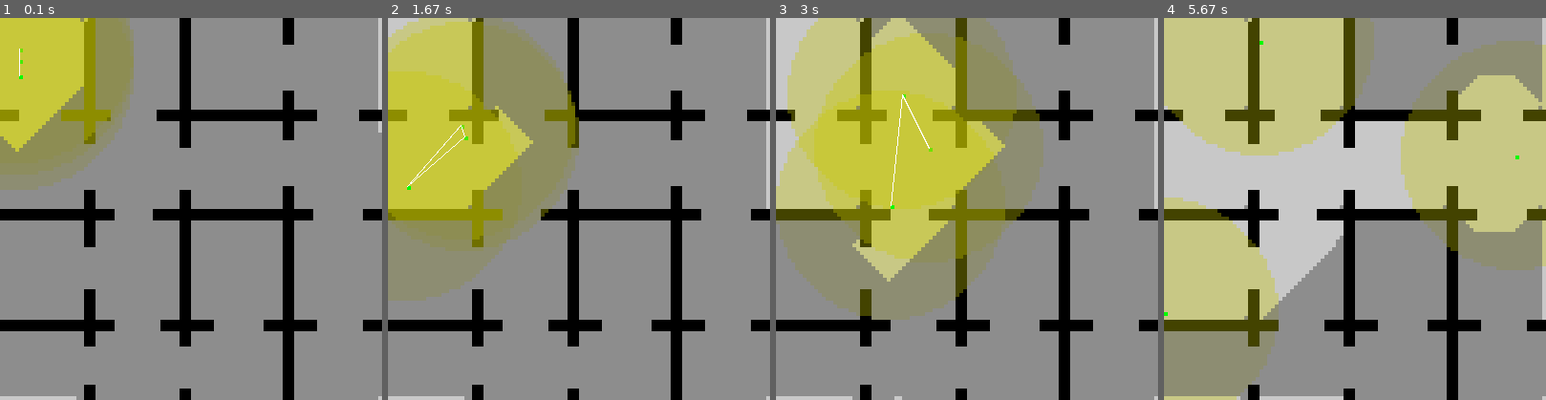
Above: before the commit, frames 1-4 (left to right).
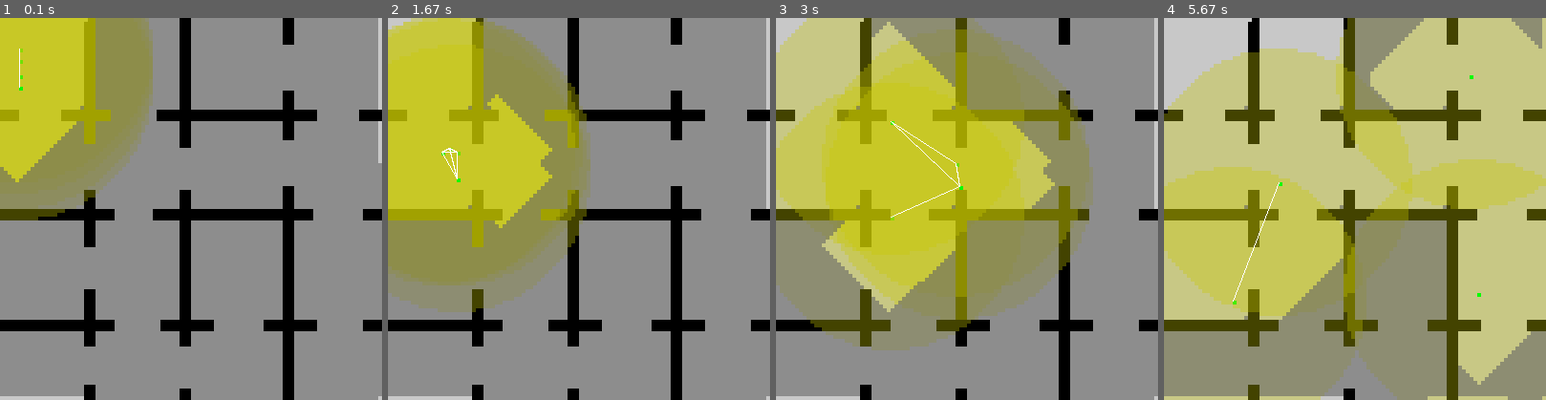
Above: after the commit, the same moments.

Repository: R1leMargoulin/RAPID
Game: pygame game, started from examples/program_examples/simulation_example.py
The game is run twice, just before and just after one commit, with the same random seed, the same clock (stepped at 60 frames per second) and the same inputs.
Inputs:
- Up to frame 1 (0.1 s): no input
- Up to frame 2 (1.67 s): no input
- Up to frame 3 (3 s): no input
- Up to frame 4 (5.67 s): tap Enter at 4.83, 5.17, 5.5 s

The runs differ from the first frame. In frame 1, 7.9% of the frame differs, in the area x 0-100%, y 0-100%; in frame 2, 17%; in frame 3, 36%; in frame 4, 71%.

Commit message:
passage en distance euclidienne pour  speed + fix bug du treshold de com

Diff:
--- a/RAPID/Agents.py
+++ b/RAPID/Agents.py
@@ -636,10 +636,34 @@
             self.path_to_target = None #forget the target and the path
             self.target = None
 
+    # def check_communication_importance(self):
+
+    #     oldest_com_time = self.env.step
+    #     all_com_times = []
+    #     for agent in self.belief_space["last_infos_matrix"][self.robot_id]:
+    #         all_com_times.append(self.belief_space["last_infos_matrix"][self.robot_id][agent])
+    #         if self.belief_space["last_infos_matrix"][self.robot_id][agent] < oldest_com_time:
+    #             oldest_com_time = self.belief_space["last_infos_matrix"][self.robot_id][agent]
+
+    #     capability = 1# (self.env.step - np.mean(all_com_times))**2/ self.env.step
+
+
+
+
+
+    #     oldest_com = self.env.step - oldest_com_time
+    #     importance = (oldest_com - (self.env.width + self.env.height)/2)**3 /self.env.step**2
+
+
+    #     self.shape_competence("communication", capability, importance, distance_treshold=self.communication_range, dispersion=0) #TODO enlever l'incrementation en dur, faire un parametre adequat
+
+
     def behavior_action_selection(self):
         #reshape importance of communication depending of the time from last communication:
         #print(f"robot {self.robot_id} : last com : {self.time_from_last_communication}")
         self.shape_competence("communication", self.competences["communication"]["capability"], np.exp( self.time_from_last_communication/ self.env.width), distance_treshold=self.communication_range, dispersion=0) #TODO enlever l'incrementation en dur, faire un parametre adequat
+
+        #self.check_communication_importance()
 
         interest_points = [] #we will add all of our interest points here
         #interest points identification -----------------------------------------------------------
@@ -682,13 +706,28 @@
         for robot_id in self.belief_space["robot_informations"]:
             if robot_id != self.robot_id: #iamhere
                 if self.env.step - self.belief_space["robot_informations"][robot_id]["step"] <= (self.env.width) : #limite arbitraire pour voir si la position n'est pas trop obsolete, sinon on ne la prendra pas en compte, TODO : mettre ca en parametrable propre
-                    if euclidian_distance((self.init_transform.x, self.init_transform.y) ,self.belief_space["robot_informations"][robot_id]["position"]) >=  self.competences["communication"]["distance_treshold"]:
+                    if euclidian_distance((self.transform.x, self.transform.y) ,self.belief_space["robot_informations"][robot_id]["position"]) >=  self.competences["communication"]["distance_treshold"]:
                         robots_pos_list.append(self.belief_space["robot_informations"][robot_id]["position"])
 
         communication_clusters = simple_clustering(robots_pos_list, self.communication_range) #from utils: make simple clusters of robot based on communication range, will return the center of clusters
         for cc in communication_clusters:
                 #if euclidian_distance( (self.init_transform.x, self.init_transform.y) , cc) >= self.competences["communication"]["distance_treshold"]: #we verify that the distance treshold is respected
                 interest_points.append({"type":"communication","coordinates":cc})#adding those clusters in the communication points
+
+        #TODO test ici : je prend le barycenre de tous mes robots.
+
+        # # xcoords = []
+        # # ycoords = []
+        # # for robot_id in self.belief_space["robot_informations"]:
+        # #     if robot_id != self.robot_id:
+        # #         if euclidian_distance((self.transform.x, self.transform.y) ,self.belief_space["robot_informations"][robot_id]["position"]) >=  self.competences["communication"]["distance_treshold"]:
+        # #             xcoords.append(self.belief_space["robot_informations"][robot_id]["position"][0])
+        # #             ycoords.append(self.belief_space["robot_informations"][robot_id]["position"][1])
+
+        # # if len(xcoords)>0:
+        # #     barycentre_com = (np.mean(xcoords), np.mean(ycoords))
+        # #     interest_points.append({"type":"communication","coordinates":barycentre_com})#adding those clusters in the communication points
+
         #--------------------------------------
 
         #utility calculation-----------------------------------------------------------------------
@@ -716,8 +755,8 @@
                     #ligne de l'enfer sorry
                     other_robot_pos = (int(self.belief_space["robot_informations"][robot]["position"][0]),int(self.belief_space["robot_informations"][robot]["position"][1]))
 
-                    #ocost = euclidian_distance(ip["coordinates"], other_robot_pos)
-                    ocost = a_star_cost(self.belief_space["occupancy_grid"], other_robot_pos, (int(ip["coordinates"][0]), int(ip["coordinates"][1])), self.belief_space["robot_informations"][robot]["env_ease"], traversable_types=self.belief_space["robot_informations"][robot]["traversable_types"])
+                    ocost = euclidian_distance(ip["coordinates"], other_robot_pos)
+                    #ocost = a_star_cost(self.belief_space["occupancy_grid"], other_robot_pos, (int(ip["coordinates"][0]), int(ip["coordinates"][1])), self.belief_space["robot_informations"][robot]["env_ease"], traversable_types=self.belief_space["robot_informations"][robot]["traversable_types"])
                     if ocost == 0:
                         ocost = 1e-5 #avoid divide by 0
 
@@ -727,12 +766,6 @@
             #global_feasability = float(np.mean(other_individual_values))
             collective_sufficiency = float(np.max(other_individual_values))
 
-            #collective utility
-            #TODO : check if that works STOPPEDHERE
-            #old backup #collective_utility = individual_utility - global_feasability * self.competences[ip["type"]]["dispersion"]
-            #backup #collective_utility = individual_utility / (global_feasability * np.exp(self.competences[ip["type"]]["dispersion"] - 1) )
-            #collective_utility = 1 / (4*np.sqrt(global_feasability * np.exp(self.competences[ip["type"]]["dispersion"] - 1) )+0.000001) #+0.000001 parce que je ne comprends pas pourquoi mais il m'arrive d'avoir des div par zero...
-            #final utility
 
             if collective_sufficiency == 0:
                 collective_sufficiency = 1e-5 #avoid divide by 0
--- a/examples/program_examples/simulation_example.py
+++ b/examples/program_examples/simulation_example.py
@@ -14,23 +14,29 @@
 BACKGROUND_COLOR = (200, 200, 200)
 
 ENV_IMAGE_PATH = "/home/erwan/Documents/RAPID/examples/env_images_example/labyrinth_100_100.png"# CHANGE THE PATH
-#ENV_IMAGE_PATH = "/home/erwan/Documents/RAPID/tests/test_envs/Occupancy-grid-map-produced-during-a-multiple-robot-multiple-entry-trial-two-robots.png"# CHANGE THE PATH
+#ENV_IMAGE_PATH = "/home/erwan/Documents/RAPID/tests/test_envs/large_indoor_half1.png"# CHANGE THE PATH
 
 #video_saving_path = "/home/erwan/Documents/RAPID/tests/records/4grounds/"
 video_saving_path = None
 
-NB_GROUND_AGENTS = 3
+NB_GROUND_AGENTS = 4
 NB_AERIAL_AGENTS = 0
 
-#pos_list = [[85,190,0], [95,190,0], [105,190,0], [115,190,0], [125,190,0], [100,180,0]]
+#cave
+#pos_list = [[85,190,0], [95,190,0], [105,190,0], [115,190,0], [125,190,0], [85,192,0], [95,192,0], [105,192,0], [115,192,0], [125,192,0], [85,188,0], [95,188,0], [105,188,0], [115,188,0], [125,188,0]]
+
+#indoor_large
 #pos_list = [[50,150,0], [50,155,0], [50,160,0], [50,165,0], [50,170,0], [53,150,0], [53,155,0], [53,160,0], [53,165,0], [53,170,0], [56,150,0], [56,155,0], [56,160,0], [56,165,0], [56,170,0]]
-#pos_list = [[50,150,0], [50,155,0], [50,160,0], [50,165,0], [50,170,0], [53,150,0], [53,155,0], [53,160,0], [53,165,0], [53,170,0], [56,150,0], [56,155,0], [56,160,0], [56,165,0], [56,170,0]]
+
+#turtle map
+#pos_list = [[50,10,0], [50,12,0], [50,14,0], [50,16,0], [50,18,0], [53,10,0], [53,12,0], [53,14,0], [53,16,0], [53,18,0], [55,10,0], [55,12,0], [55,14,0], [55,16,0], [55,18,0], [57,10,0], [57,12,0], [57,14,0], [57,16,0], [57,18,0], [60,10,0], [60,12,0], [60,14,0], [60,16,0], [60,18,0], [63,10,0], [63,12,0], [63,14,0], [63,16,0], [63,18,0]]
 pos_list = [[5,5,0], [5,8,0], [5,12,0], [5,15,0]]
 aerial_pos_list = [[55,150,0], [55,155,0], [55,160,0], [55,165,0]]
 #pos_list = None
 
 img = Image.open(ENV_IMAGE_PATH)
-
+if img:
+    img = Image.open(ENV_IMAGE_PATH).convert('RGB')
 
 logging.basicConfig(level=logging.DEBUG)
 
@@ -38,7 +44,7 @@
 
     #env = TargetPointEnvironment(background_color= BACKGROUND_COLOR, env_image=img, amount_of_agents_goal=2, scaling_factor=2)
     #env = ExplorationEnvironment(render= True, background_color= BACKGROUND_COLOR, env_image=img, full_knowledge=False, scaling_factor=4)
-    env = ExplorationEnvironment(width=SCREEN_WIDTH, height= …(124 unchanged characters)… ="limited", communication_reliability=0.9, render=True, end_at_full_exploation=False, save_img_steps=video_saving_path)
+    env = ExplorationEnvironment(width=SCREEN_WIDTH, height= …(124 unchanged characters)… ="limited", communication_reliability=0.5, render=True, end_at_full_exploation=False, save_img_steps=video_saving_path)
 
 
     for i in range(NB_GROUND_AGENTS):
@@ -56,11 +62,11 @@
                                     init_transform=init_pos,
                                     max_speed=(1,1,0.5), #warning : adapt max speeds if you use aerial or ground robots
                                     behavior_to_use="action_selection",
-                                    vision_range=20,
-                                    communication_range=30,
-                                    communication_period=10,
+                                    vision_range=25,
+                                    communication_range=35,
+                                    communication_period=5,
                                     energy_amount=1e6, #place a huge amount for no energy limitations
-                                    delta_replan= 20
+                                    delta_replan= 10
                                 ))
         env.agents[-1].shape_competence("exploration", 1, 1)
 
--- a/setup.py
+++ b/setup.py
@@ -2,7 +2,7 @@
 
 setup(
     name='RAPID',
-    version='0.14',
+    version='0.15',
     packages=find_packages(),
     description='Robotics Agent Prototyping for Intelligence Development',
     author='Erwan MARTIN',
